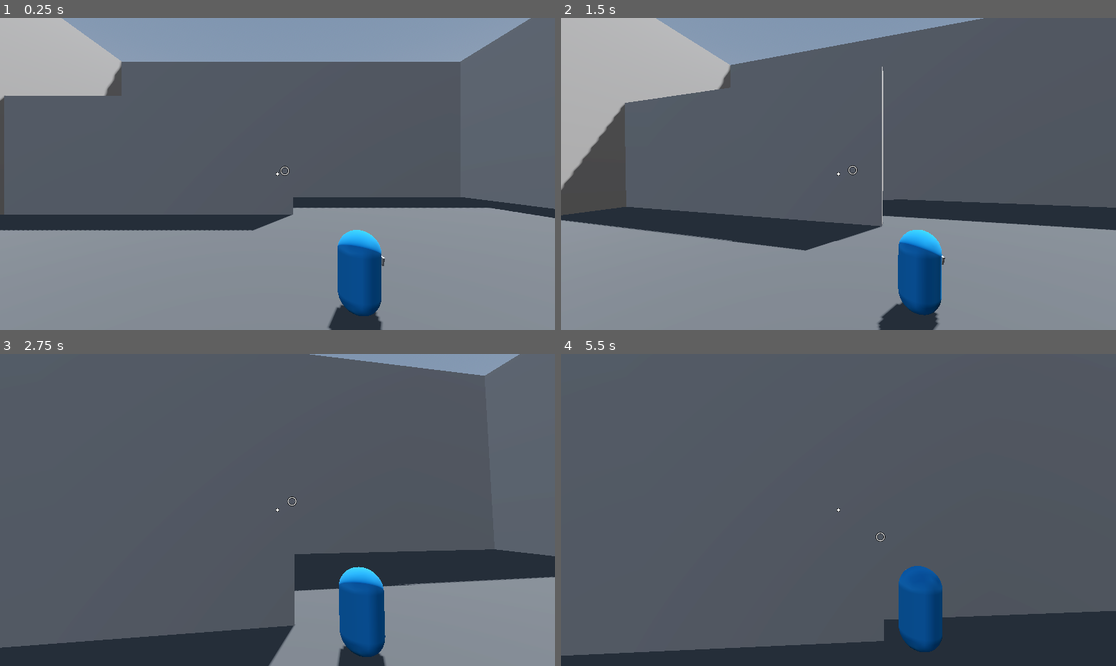
Above: before the commit, frames 1-4 (two rows, left to right).
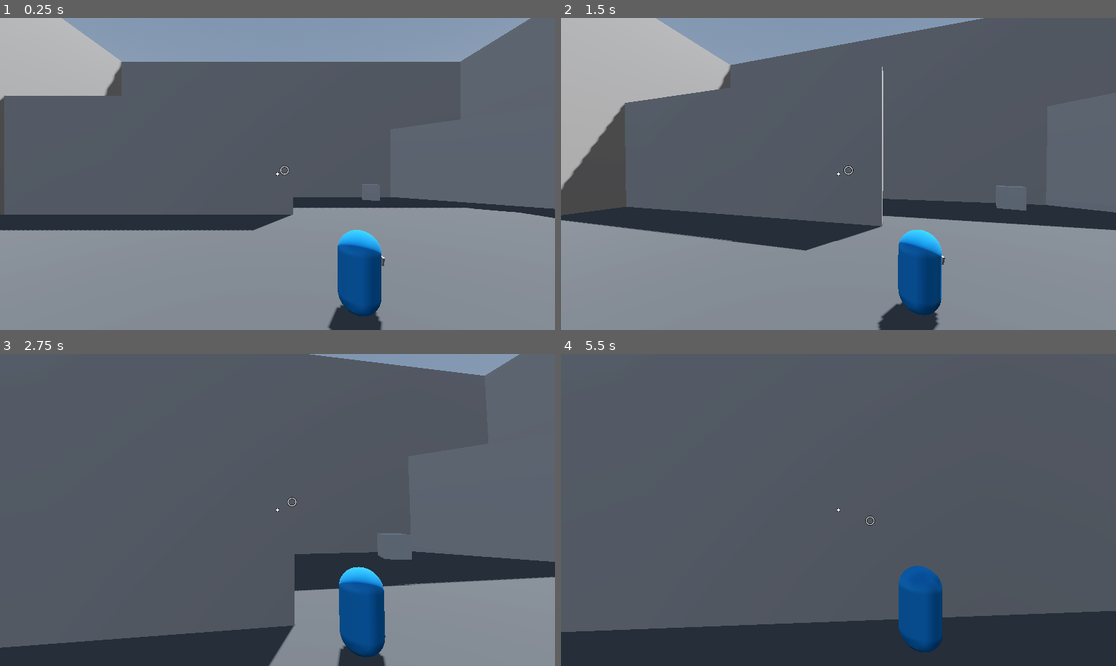
Above: after the commit, the same moments.

Repository: Sighco-git/Third-Person-Learning
Game: Godot game, scene res://Levels/sandbox.tscn
Two runs of this game, one before a commit and one after it. Both use one fixed random seed, a clock stepped at 60 frames per second and the inputs below.
Inputs (mouse positions are in pixels of both pictures, inside the frame that each line leads up to):
- Up to frame 1 (0.25 s): no input
- Up to frame 2 (1.5 s): move the mouse to (866, 174) at 0.52 s; hold W (move_forward) from 0.53 s (still down); move the mouse to (810, 174) at 1.27 s
- Up to frame 3 (2.75 s): keep holding W (move_forward); move the mouse to (288, 503) at 2.02 s
- Up to frame 4 (5.5 s): keep holding W (move_forward); move the mouse to (832, 516) at 2.77 s; move the mouse to (877, 513) at 3.52 s; move the mouse to (794, 506) at 4.27 s; move the mouse to (844, 510) at 5.02 s

The runs differ from the first frame. In frame 1, 0.3% of the frame differs, in the area x 50-99%, y 47-63%; in frame 2, 0.3%; in frame 3, 0.6%; in frame 4, 4.2%, in the area x 0-63%, y 51-97%.

Commit message:
Sandbox update

Diff:
--- a/Levels/sandbox.tscn
+++ b/Levels/sandbox.tscn
@@ -42,7 +42,7 @@
 size = Vector3(50, 20, 1)
 
 [node name="Wall5" type="CSGBox3D" parent="Ground" unique_id=1275051669]
-transform = Transform3D(1, 0, 0, 0, 1, 0, 0, 0, 1, -12.8, 5.5, -24.5)
+transform = Transform3D(0.711548, 0, -0.70263755, 0, 1, 0, 0.70263755, 0, 0.711548, 19.155258, 5.5, -21.29285)
 size = Vector3(25, 10, 1)
 
 [node name="Wall6" type="CSGBox3D" parent="Ground" unique_id=1142166056]
@@ -57,5 +57,17 @@
 transform = Transform3D(-4.371139e-08, 0, 1, 0, 1, 0, -1, 0, -4.371139e-08, -25.5, 10.5, 0)
 size = Vector3(50, 20, 1)
 
+[node name="CSGBox3D" type="CSGBox3D" parent="Ground" unique_id=15570914]
+transform = Transform3D(0.9474897, 0, -0.31978628, 0, 1, 0, 0.31978628, 0, 0.9474897, 10.348795, 1.5, -22.059278)
+size = Vector3(2, 2, 2)
+
+[node name="CSGBox3D2" type="CSGBox3D" parent="Ground" unique_id=551960512]
+transform = Transform3D(1, 0, 0, 0, 1, 0, 0, 0, 1, -23.520647, 1.5, -15.373043)
+size = Vector3(2, 2, 2)
+
+[node name="CSGBox3D3" type="CSGBox3D" parent="Ground" unique_id=1891033538]
+transform = Transform3D(0.99699897, 0, 0.07741508, 0, 1, 0, -0.07741508, 0, 0.99699897, -23.520647, 2.5, -17.694687)
+size = Vector3(2, 4, 2)
+
 [node name="Player" parent="." unique_id=2039430407 instance=ExtResource("1_7t7j1")]
 transform = Transform3D(1, 0, 0, 0, 1, 0, 0, 0, 1, 0, 1, 0)
--- a/Player/weapon_holder.gd
+++ b/Player/weapon_holder.gd
@@ -1,15 +1,9 @@
-# Makes weapon gradually point to the center using RecenterMuzzle - RayCast3D node.
+# Makes weapon point to the center using RecenterMuzzle - RayCast3D node.
 extends Node3D
 
 @export var recenter_muzzle: RayCast3D
 @onready var weapon_pivot: Node3D = $WeaponPivot
 
-# Called when the node enters the scene tree for the first time.
-func _ready() -> void:
-	pass # Replace with function body.
-
-
-# Called every frame. 'delta' is the elapsed time since the previous frame.
 func _process(delta: float) -> void:
 	recenter_muzzle.force_raycast_update()
 	if recenter_muzzle.is_colliding():
--- a/Weapons/Systems/dynamic_crosshair.gd
+++ b/Weapons/Systems/dynamic_crosshair.gd
@@ -2,7 +2,7 @@
 extends Sprite3D
 
 @onready var muzzle_raycast: RayCast3D = $".."
-@export var weight := 15.0
+@export var weight := 25.0 # Higher is snappier
 
 func _process(delta: float) -> void:
 	update_crosshair(delta)
